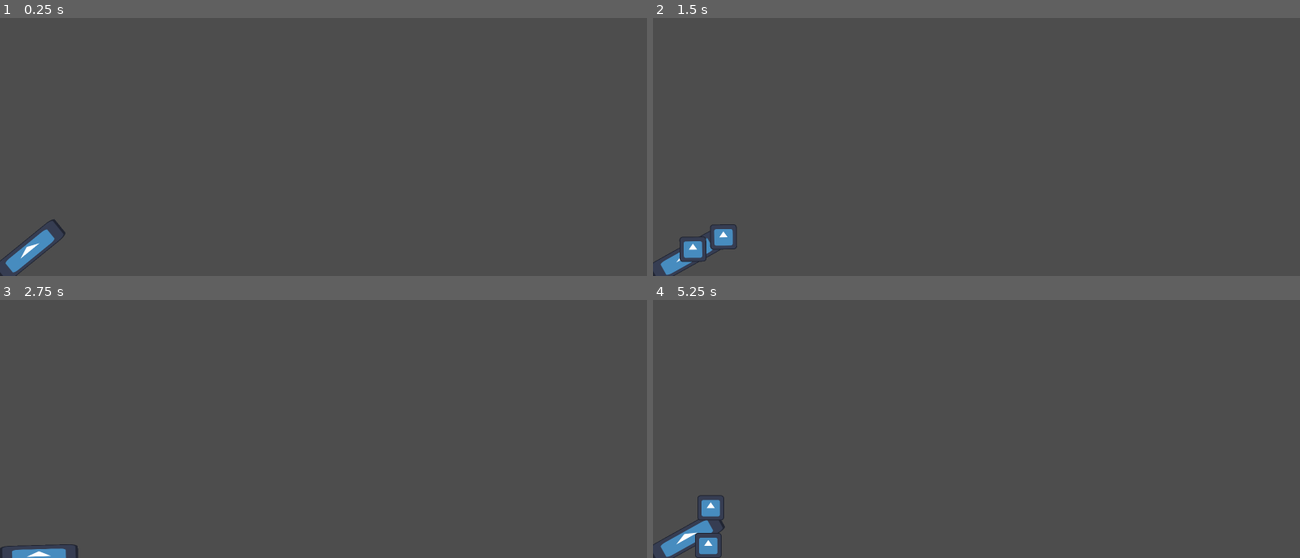
Above: before the commit, frames 1-4 (two rows, left to right).
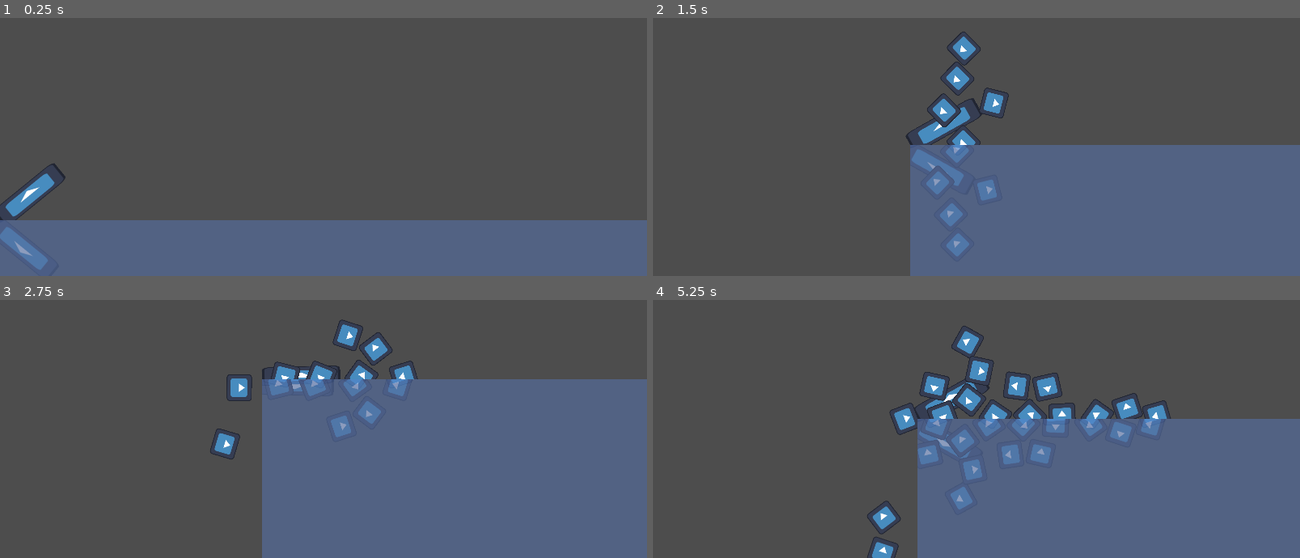
Above: after the commit, the same moments.

Repository: FaunaPolaris/BirdGameJam-Legado
Game: Godot game, scene res://canonGame/level/level.tscn
Same seed, same stepped clock (60 frames per second), same inputs: the game is played once before the commit and once after it. This scene is started directly instead of the project's main scene. The engine's default icon, where the game draws it, is replaced by a stand-in: a white triangle on a blue panel in a dark square.
Inputs:
- Up to frame 1 (0.25 s): no input
- Up to frame 2 (1.5 s): tap Enter (ui_accept) at 0.5, 0.6, 0.77, 1.07, 1.35 s; hold Right (ui_right) 0.53-1.28 s; hold Down (ui_down) from 1.28 s (still down)
- Up to frame 3 (2.75 s): tap Enter (ui_accept) at 1.52, 1.82, 2.1 s; release Down (ui_down) at 2.03 s; hold Right (ui_right) from 2.03 s (still down)
- Up to frame 4 (5.25 s): release Right (ui_right) at 2.78 s; hold Up (ui_up) 2.78-3.53 s; tap Enter (ui_accept) at 2.85, 3.02, 3.32, 3.6, 3.77, 4.07, 4.35, 4.52, 4.82, 5.1 s; hold Left (ui_left) 3.53-5.03 s; hold Down (ui_down) from 5.03 s (still down)

The runs differ from the first frame. In frame 1, 22% of the frame differs, in the area x 0-100%, y 56-100%; in frame 2, 33%; in frame 3, 43%, in the area x 0-100%, y 7-100%; in frame 4, 36%.

Commit message:
canon ball camera follow

Diff:
--- a/canonGame/canon/canon.gd
+++ b/canonGame/canon/canon.gd
@@ -19,4 +19,4 @@
 		new_main.original_pos = new_main.position
 		new_main.supposed_rotation = $mouth/tip.global_rotation_degrees - offset_angle
 		add_child(new_main)
-		#new_main.controlCamera()
+		$"../Camera2D".followBullet(new_main)
--- /dev/null
+++ b/canonGame/level/camera_2d.gd
@@ -0,0 +1,10 @@
+extends Camera2D
+
+var focus_point = 0
+
+func	followBullet(target):
+	focus_point = target
+
+func	_process(delta: float) -> void:
+	if focus_point:
+		position = focus_point.position
--- a/canonGame/level/level.tscn
+++ b/canonGame/level/level.tscn
@@ -1,10 +1,45 @@
-[gd_scene load_steps=2 format=3 uid="uid://j0ll3p56344r"]
+[gd_scene load_steps=6 format=3 uid="uid://j0ll3p56344r"]
 
 [ext_resource type="PackedScene" uid="uid://t52keyqcvf2n" path="res://canonGame/canon/canon.tscn" id="1_1njy3"]
+[ext_resource type="Shader" uid="uid://cx6ooffi7n41c" path="res://canonGame/level/water.gdshader" id="2_64f4c"]
+[ext_resource type="Script" uid="uid://bds05ofn7ocoj" path="res://canonGame/level/camera_2d.gd" id="2_nel4u"]
+
+[sub_resource type="RectangleShape2D" id="RectangleShape2D_nel4u"]
+size = Vector2(4804.5, 91)
+
+[sub_resource type="ShaderMaterial" id="ShaderMaterial_nel4u"]
+shader = ExtResource("2_64f4c")
+shader_parameter/offSet = 0.0
+shader_parameter/YDistortion = 1.0
+shader_parameter/waterColor = Color(0.117, 0.27, 0.58, 1)
+shader_parameter/colorCorection = 0.35
+shader_parameter/distortionForce = 0.01
+shader_parameter/WDBrightness = 1.5
+shader_parameter/WDFreq = 0.6
+shader_parameter/WDSize = 0.9
+shader_parameter/WDSpeed = 4.0
+shader_parameter/tiling = Vector2(1, 1)
+shader_parameter/offSetSpeed = Vector2(0.1, 0.1)
+shader_parameter/backGroundDirX = 0.01
+shader_parameter/backGroundDirY = 0.01
 
 [node name="Level" type="Node2D"]
 
 [node name="canon" parent="." instance=ExtResource("1_1njy3")]
 
 [node name="Camera2D" type="Camera2D" parent="."]
-position = Vector2(960, -540)
+position = Vector2(960, -374)
+limit_top = -1400
+position_smoothing_enabled = true
+script = ExtResource("2_nel4u")
+
+[node name="floor" type="StaticBody2D" parent="."]
+
+[node name="CollisionShape2D" type="CollisionShape2D" parent="floor"]
+position = Vector2(2407.75, 83)
+shape = SubResource("RectangleShape2D_nel4u")
+
+[node name="water" type="ColorRect" parent="."]
+material = SubResource("ShaderMaterial_nel4u")
+offset_right = 4806.0
+offset_bottom = 920.0
--- /dev/null
+++ b/canonGame/level/water.gdshader
@@ -0,0 +1,88 @@
+shader_type canvas_item;
+
+uniform sampler2D SCREEN_TEXTURE : hint_screen_texture, repeat_enable, filter_nearest;
+
+group_uniforms reflection;
+uniform float offSet = 0;
+uniform float YDistortion: hint_range(0.05, 1.0, 0.05) = 1.0;
+
+group_uniforms water;
+uniform sampler2D waterNoise : repeat_enable;
+uniform sampler2D waterDistortionNoise : repeat_enable, filter_nearest;
+uniform vec4 waterColor : source_color = vec4(0.117, 0.27, 0.58, 1);
+uniform float colorCorection : hint_range(0.0, 1.0, 0.01) = 0.35;
+
+group_uniforms water_waves;
+uniform float distortionForce : hint_range(0.00, .1, 0.001) = .01;
+uniform float WDBrightness : hint_range(0, 3, 0.05) = 1.5;
+uniform float WDFreq : hint_range(0.2, .9, 0.05) = 0.6;
+uniform float WDSize : hint_range(0.6, 1.2, 0.05) = .9;
+uniform float WDSpeed : hint_range(1, 20, 0.05) = 4;
+uniform vec2 tiling = vec2(1);
+uniform vec2 offSetSpeed = vec2(.1);
+
+group_uniforms BG_distortion;
+uniform float backGroundDirX : hint_range(-0.1, 0.1) = 0.01;
+uniform float backGroundDirY : hint_range(-0.1, 0.1) = 0.01;
+
+
+varying float screen_baseY;
+varying float screen_bottomY;
+
+void vertex() {
+	mat4 t = mat4(vec4(2.0, 0, 0, 0), vec4(0, 2.0, 0, 0), vec4(0, 0, 1.0, 0), vec4(-1.0, -1.0, 0, 1.0));
+	mat4 t2 = mat4(vec4(1.0/TEXTURE_PIXEL_SIZE.x/2.0, 0, 0, 0), vec4(0, 1.0/TEXTURE_PIXEL_SIZE.y/2.0, 0, 0), vec4(0), vec4(0,0,0, 1.0));
+
+	vec4 zero_world = (MODEL_MATRIX*t2*(t))*vec4(0, 0.0, 0, 1.0);
+	vec4 zero_screen = SCREEN_MATRIX*CANVAS_MATRIX *  zero_world;
+	vec2 zero_screen_uv = (inverse(t) * zero_screen).xy;
+	screen_baseY = zero_screen_uv.y;
+
+
+	vec4 bottom_screen = SCREEN_MATRIX * CANVAS_MATRIX * MODEL_MATRIX * vec4(0, 1, 0, 1);
+	screen_bottomY = bottom_screen.y;
+}
+
+void fragment() {
+	vec2 uv = SCREEN_UV;
+
+	uv.y -= screen_baseY;
+	uv.y /= (screen_bottomY - screen_baseY);
+	uv.y = uv.y * 2.0 - 1.0;
+	uv.y *= YDistortion;
+	uv.y = uv.y / 2.0 + 0.5;
+	uv.y -= 0.5 - YDistortion / 2.0;
+	uv.y *= (screen_bottomY - screen_baseY);
+	uv.y += screen_baseY;
+
+
+	vec4 color = vec4(waterColor.rgb , 1);
+
+
+	vec2 reflected_uv = vec2(uv.x, (screen_baseY * 2.0 - (uv.y - offSet)));
+	vec2 noiseUV = UV * tiling + offSetSpeed * TIME;
+	float noiseValue = texture(waterDistortionNoise, noiseUV).r;
+	reflected_uv = reflected_uv + noiseValue * distortionForce;
+
+	vec2 waterUV = UV * tiling;
+	waterUV.x += offSetSpeed.x * TIME;
+	waterUV.y += cos(TIME * min(1., offSetSpeed.y)) * 0.01;
+	waterUV = waterUV + noiseValue * distortionForce * WDSpeed;
+
+
+	vec4 noiseColor = texture(waterNoise, waterUV);
+	float intensity = smoothstep(WDFreq, WDSize, noiseColor.r);
+	color.rgb += intensity * vec3(WDBrightness);
+
+	vec2 backGroundUV = SCREEN_UV;
+	backGroundUV.x += noiseValue * backGroundDirX;
+	backGroundUV.y += noiseValue * backGroundDirY;
+
+
+	color = mix(texture(SCREEN_TEXTURE, backGroundUV),color, 0.2);
+	if (reflected_uv.y > 0.0) {
+		color = mix(texture(SCREEN_TEXTURE, reflected_uv), color,0.5);
+	}
+	COLOR = mix(color, waterColor, colorCorection);
+
+}
--- a/canonGame/mainCharacter/main_character.gd
+++ b/canonGame/mainCharacter/main_character.gd
@@ -5,6 +5,7 @@
 var original_pos : Vector2 = Vector2.ZERO
 
 func	_ready() -> void:
+	rotation = supposed_rotation
 	apply_impulse(Vector2(Global.current_fat, 0).rotated(deg_to_rad(supposed_rotation)), original_pos - position)
 
 func controlCamera():
--- a/canonGame/mainCharacter/main_character.tscn
+++ b/canonGame/mainCharacter/main_character.tscn
@@ -4,7 +4,7 @@
 [ext_resource type="Texture2D" uid="uid://o7vchi5epwkd" path="res://icon.svg" id="2_vedcc"]
 
 [sub_resource type="PhysicsMaterial" id="PhysicsMaterial_exv1e"]
-bounce = 0.2
+bounce = 0.4
 
 [sub_resource type="CircleShape2D" id="CircleShape2D_me2vn"]
 
--- a/eatingMinigame/clock/clock.gd
+++ b/eatingMinigame/clock/clock.gd
@@ -7,7 +7,7 @@
 
 func _on_timer_timeout() -> void:
 	seconds -= 1
-	if seconds == 0:
+	if seconds <= 0:
 		minutes -= 1
 		seconds = 60
 	if minutes < 0:
--- a/eatingMinigame/food/food.gd
+++ b/eatingMinigame/food/food.gd
@@ -6,7 +6,7 @@
 func	_process(delta: float) -> void:
 	if $collection.has_overlapping_bodies():
 		queue_free()
-		Global.current_fat += 100
+		Global.current_fat += 250
 	if position.y < -450:
 		set_constant_force(Vector2(0, 100))
 	if position.y > 400:
--- a/eatingMinigame/scenario/scenario.tscn
+++ b/eatingMinigame/scenario/scenario.tscn
@@ -1,6 +1,5 @@
-[gd_scene load_steps=8 format=3 uid="uid://cn2q8m7x6j3va"]
+[gd_scene load_steps=7 format=3 uid="uid://cn2q8m7x6j3va"]
 
-[ext_resource type="Texture2D" uid="uid://o7vchi5epwkd" path="res://icon.svg" id="1_jurgu"]
 [ext_resource type="PackedScene" uid="uid://csusdyfgyv2nr" path="res://eatingMinigame/eater/eater.tscn" id="2_1s0lt"]
 [ext_resource type="PackedScene" uid="uid://cktpbi461648m" path="res://eatingMinigame/foodDispenser/food_dispenser.tscn" id="3_lcefo"]
 [ext_resource type="PackedScene" uid="uid://cglc4x7n2mdte" path="res://eatingMinigame/clock/clock.tscn" id="4_kt38x"]
@@ -21,11 +20,6 @@
 scale = Vector2(3.86328, 1.40039)
 texture = SubResource("NoiseTexture2D_4hdqt")
 
-[node name="Icon" type="Sprite2D" parent="."]
-position = Vector2(785.5, -149.5)
-scale = Vector2(0.601563, 6.61719)
-texture = ExtResource("1_jurgu")
-
 [node name="Camera2D" type="Camera2D" parent="."]
 ignore_rotation = false
 
Not shown, added: canonGame/level/camera_2d.gd.uid
Not shown, added: canonGame/level/water.gdshader.uid
